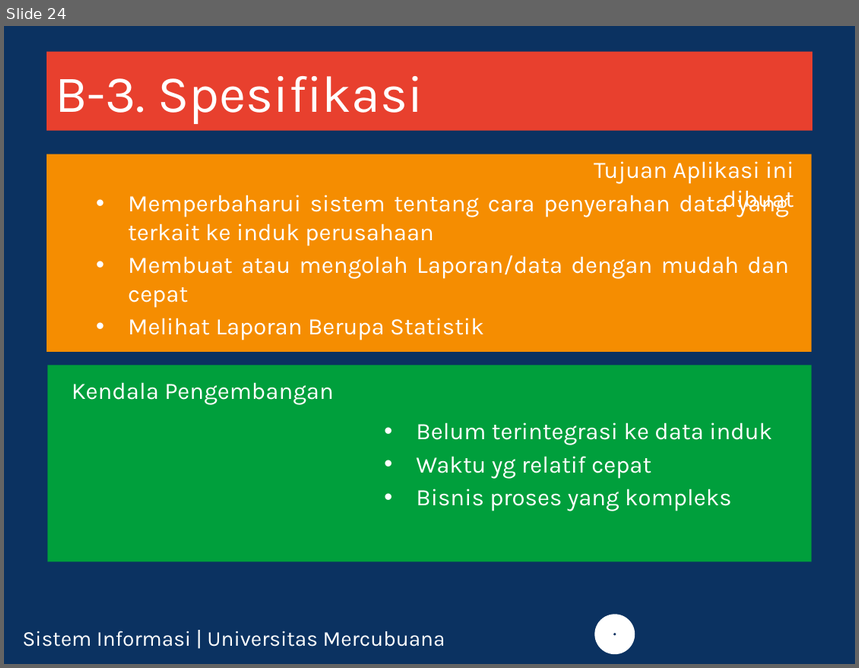
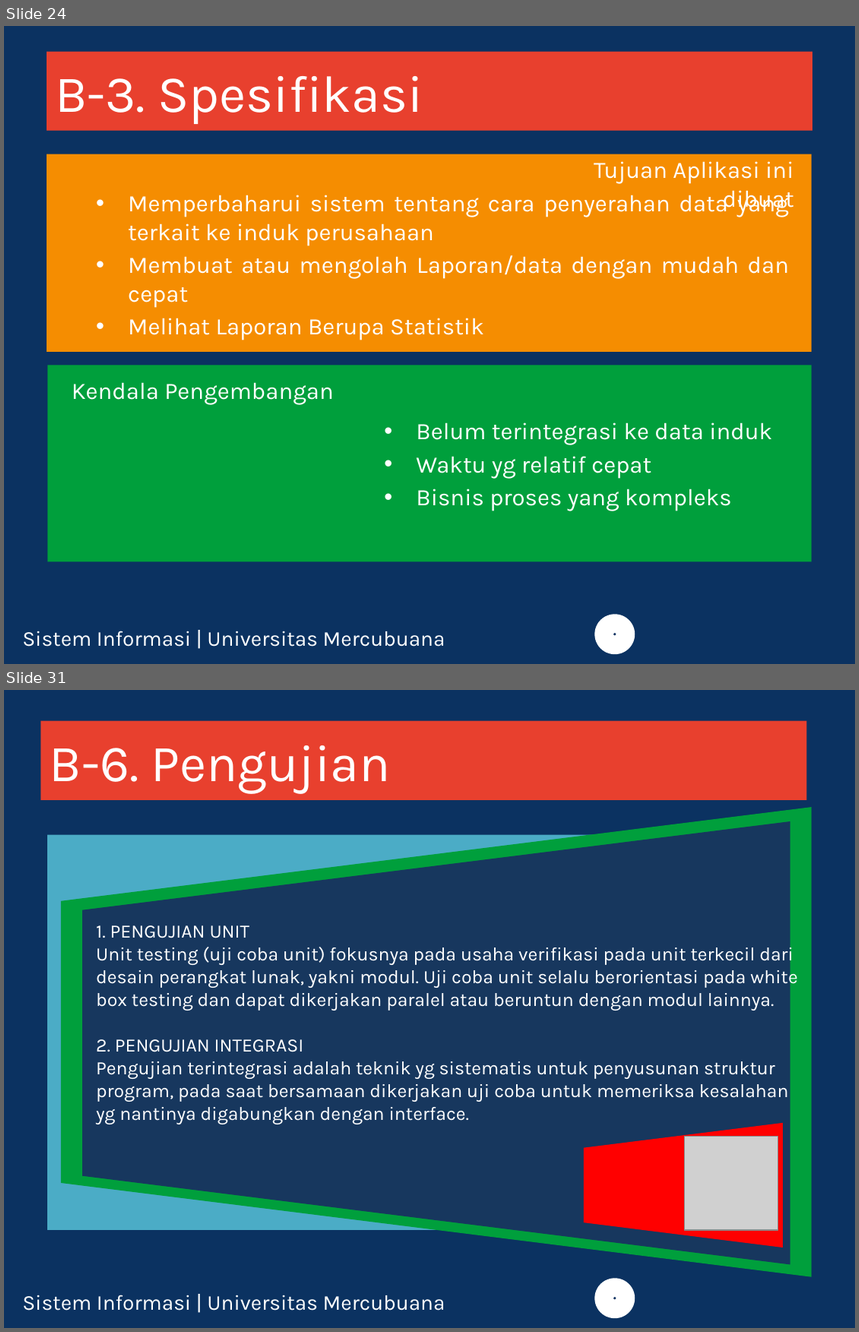
Before and after one commit to feldy/pgn, a slide deck: doc/ppt_new/final-ppt.pptx. Shown one above the other, each under a label of ours: slide 24 before the commit, slides 24 and 31 after it; the slides between them are not shown. The pictures are 859x668 and 859x1332 pixels, drawn with LibreOffice and Linux fonts; fonts in the diff are those of the drawing; grey boxes stand for pictures; background and template pictures are left out. Boxes give left, top, right and bottom in pixels: in the first picture for what was removed or moved away, otherwise in the second. Text is boxed around its words. In the diff, an @@ line names an element or a change of style, - is before the commit and + after.

```diff
--- a/doc/ppt_new/final-ppt.pptx
+++ b/doc/ppt_new/final-ppt.pptx
@@ slide 31 added at [4,690,855,1328], background #0B3261; not listed: 2 template elements that a slide beside it also shows @@
@@ title added at [40,720,807,799], fill #E8402E, 44 pt, text #FFFFFF @@
+B-6. Pengujian
@@ flow chart manual operation added at [61,808,812,1277], fill #009F3C @@
@@ flow chart manual operation added at [82,821,790,1265], fill #17375E @@
@@ rectangle added at [47,834,684,1230], fill #4BACC6 @@
@@ text added at [96,926,797,1011], 16 pt, text #FFFFFF @@
+1. PENGUJIAN UNIT
+Unit testing (uji coba unit) fokusnya pada usaha verifikasi pada unit terkecil dari desain perangkat lunak, yakni modul. Uji coba unit selalu berorientasi pada white box testing dan dapat dikerjakan paralel atau beruntun dengan modul lainnya.
@@ text added at [96,1040,789,1125], 16 pt, text #FFFFFF @@
+2. PENGUJIAN INTEGRASI
+Pengujian terintegrasi adalah teknik yg sistematis untuk penyusunan struktur program, pada saat bersamaan dikerjakan uji coba untuk memeriksa kesalahan yg nantinya digabungkan dengan interface.
@@ flow chart manual operation added at [584,1123,783,1248], fill #FF0000 @@
@@ picture added at [684,1137,778,1230] @@
```
Also in this commit, not shown: 2 slides changed, 10 other slides added, 3 other files.
